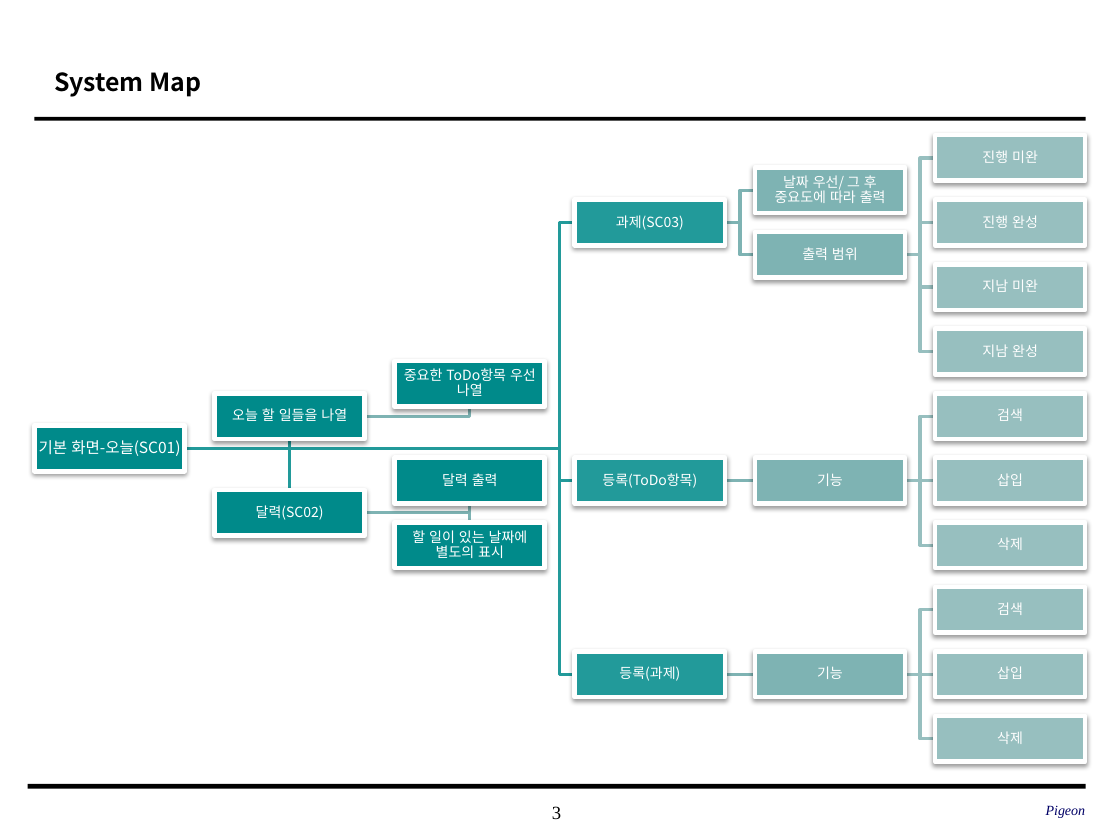
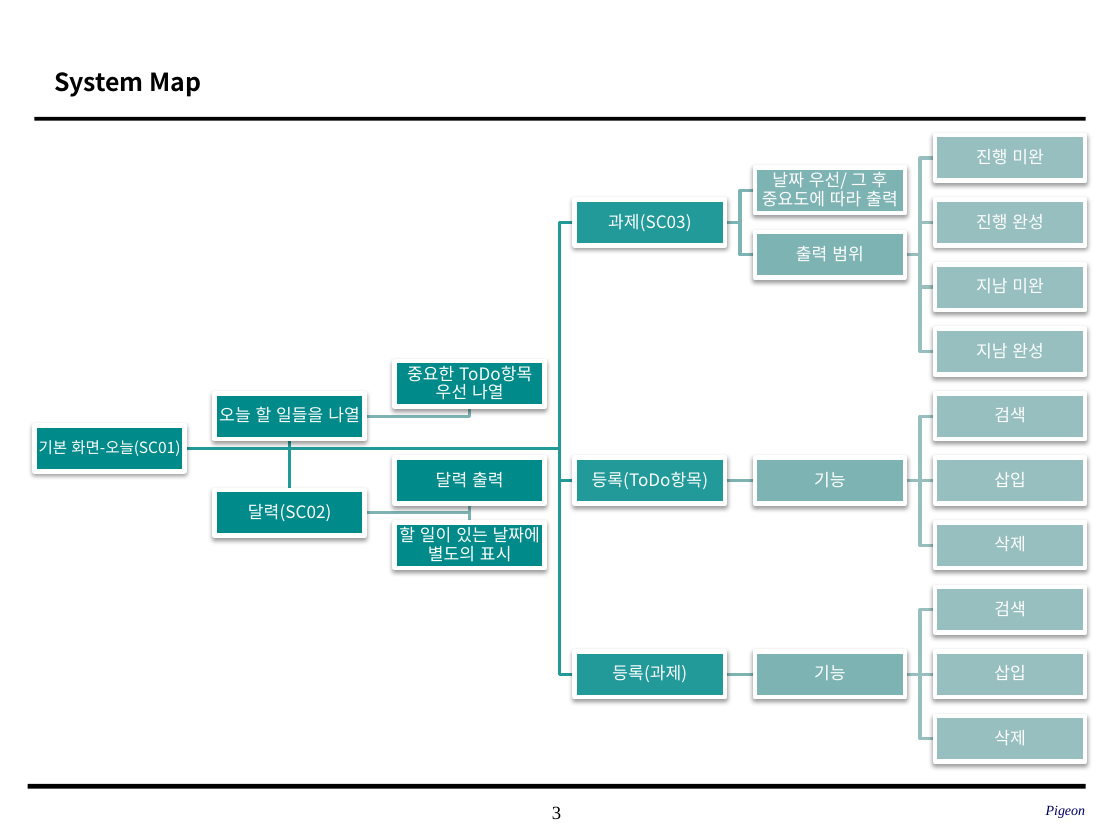
Before and after one commit to SE-admin/9, a slide deck: slide 3 of doc/3_ 설계서/UI Design Template_9_pigeon.pptx. Drawn at 1120x840 pixels with LibreOffice and Linux fonts; fonts in the diff are those of the drawing; background and template pictures are left out. Boxes give left, top, right and bottom in pixels: in the first picture for what was removed or moved away, otherwise in the second. Text is boxed around its words. In the diff, an @@ line names an element or a change of style, - is before the commit and + after.

Commit message:
# 서류 # Class Design_9_pigeon.pptx, UI Design Template_9_pigeon.pptx # Class Design_9_pigeon.pptx 4,5p   UI Design Template_9_pigeon.pptx 7,8,9,10p # 오류 정정 및 코더 의견 반영

```diff
--- a/doc/3_ 설계서/UI Design Template_9_pigeon.pptx
+++ b/doc/3_ 설계서/UI Design Template_9_pigeon.pptx
@@ size 9 to 11 pt in 22 elements at (608, 214, 691, 231), (762, 169, 898, 207), (796, 246, 864, 262), (976, 149, 1044, 164), (976, 214, 1044, 229), (976, 278, 1044, 293), (976, 343, 1044, 358), (592, 471, 708, 489), (814, 472, 846, 487), (994, 407, 1026, 422), (994, 472, 1026, 487), (994, 536, 1026, 551), (612, 665, 687, 682), (814, 665, 846, 680), (994, 601, 1026, 616), (994, 665, 1026, 680), (994, 730, 1026, 745), (219, 406, 360, 423), (407, 362, 532, 400), (248, 504, 331, 521), (436, 471, 504, 488), (399, 524, 540, 562) @@
```
Also in this commit, not shown: 6 other slides changed, 1 other file.
